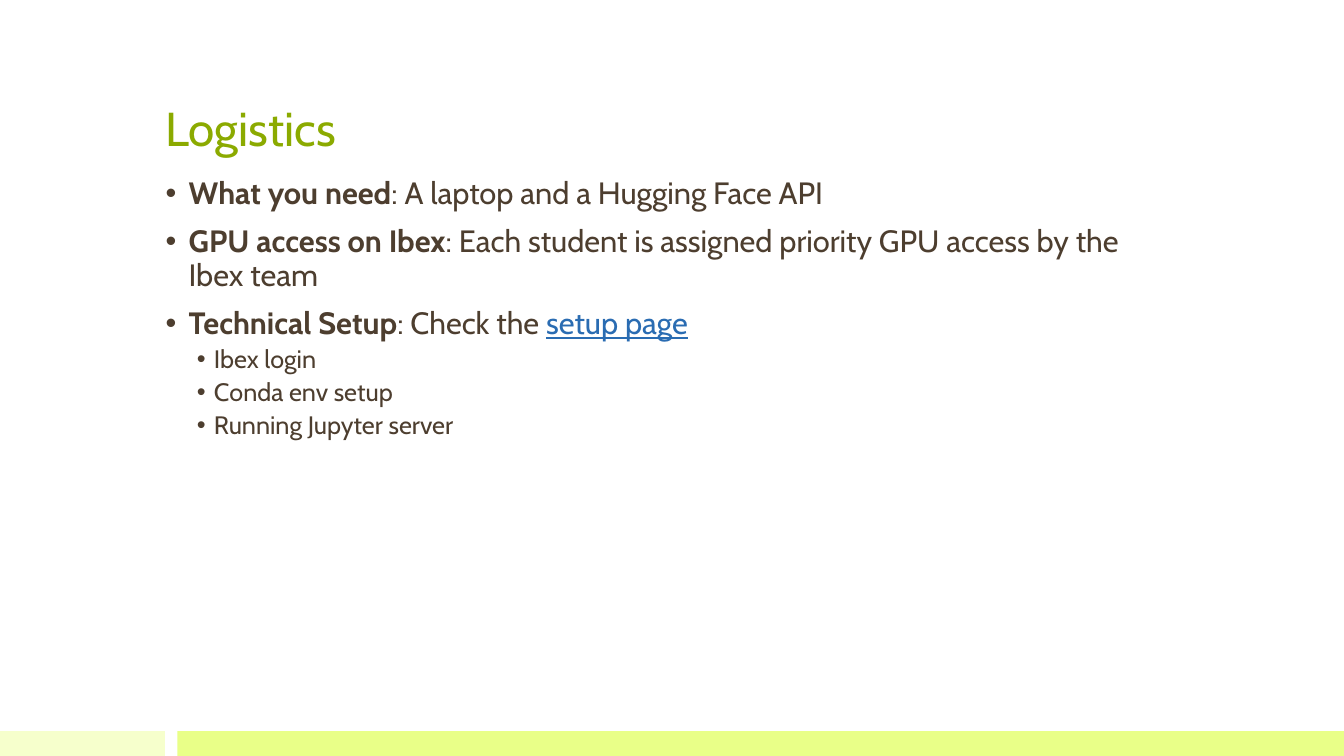
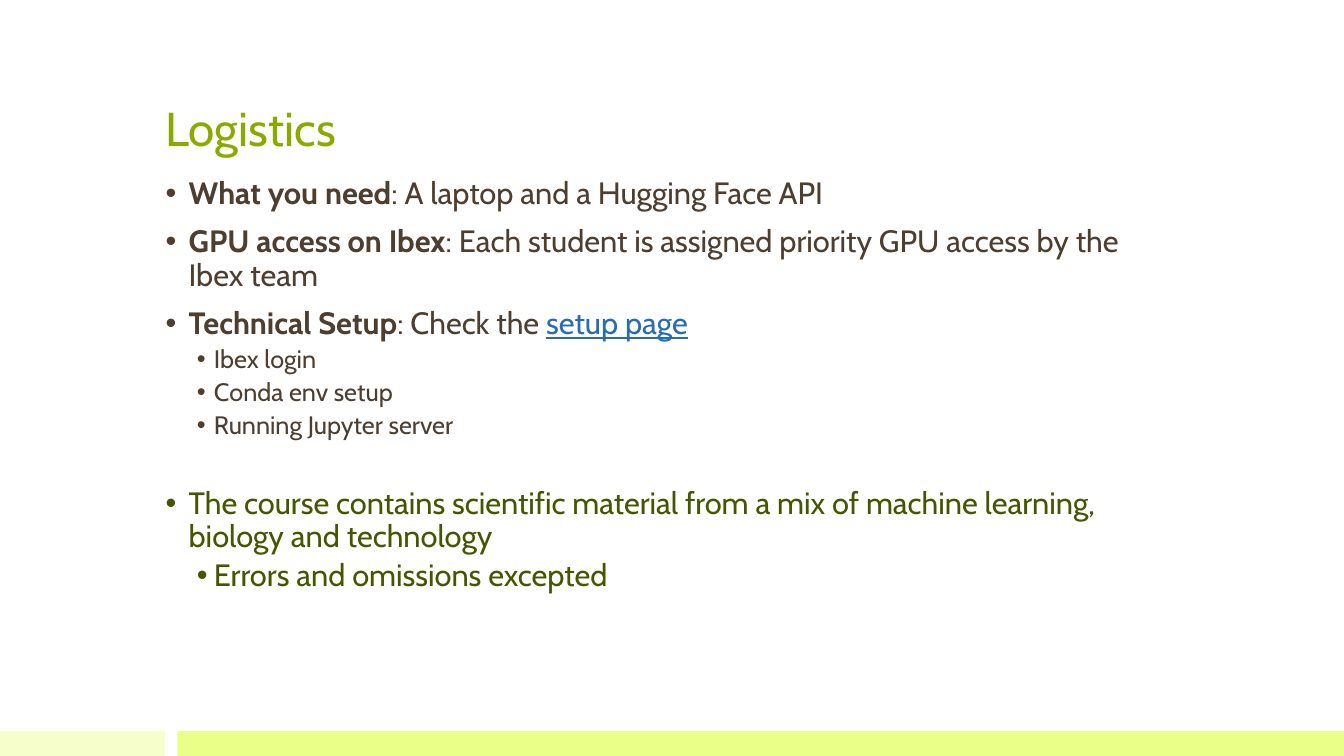
Before and after one commit to bioinfo-kaust/gfm-workshop, a slide deck: slide 4 of lecture_slides/00_workshop_introduction.pptx. Drawn at 1344x756 pixels with LibreOffice and Linux fonts; fonts in the diff are those of the drawing. Boxes give left, top, right and bottom in pixels: in the first picture for what was removed or moved away, otherwise in the second. Text is boxed around its words. In the diff, an @@ line names an element or a change of style, - is before the commit and + after.

Commit message:
Update workshop introduction slide

```diff
--- a/lecture_slides/00_workshop_introduction.pptx
+++ b/lecture_slides/00_workshop_introduction.pptx
@@ text at [189, 491, 1095, 593]: paragraphs added @@
+• The course contains scientific material from a mix of machine learning, biology and technology
+  • Errors and omissions excepted
```
